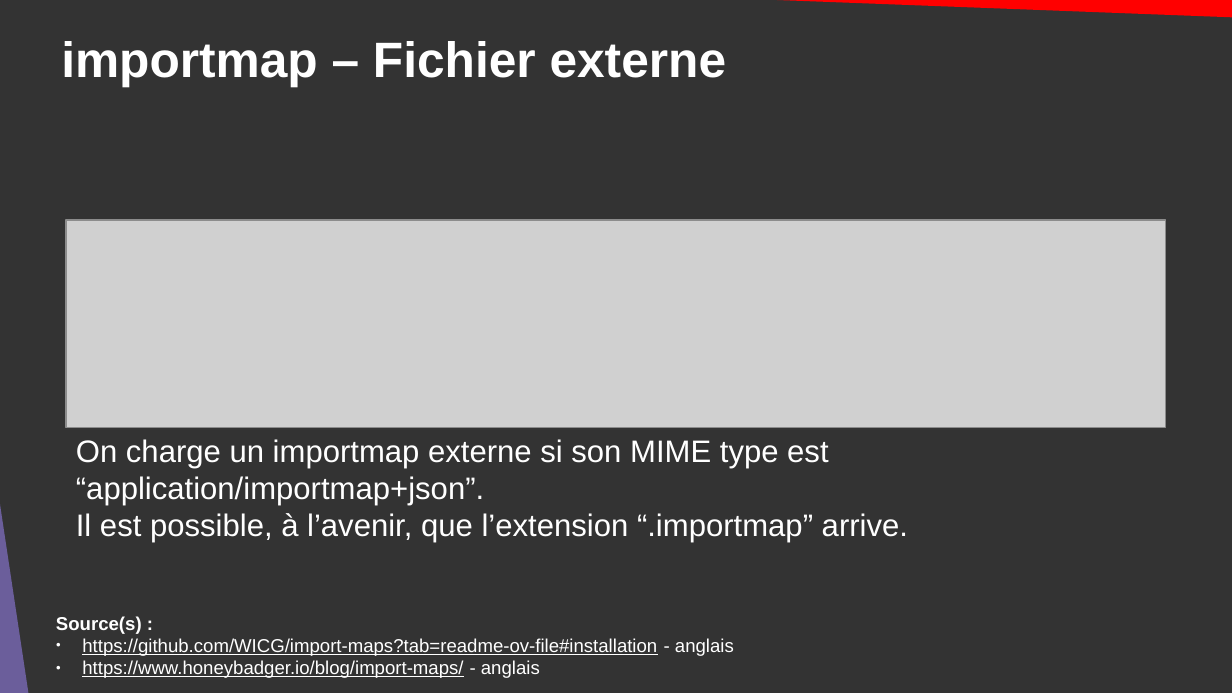
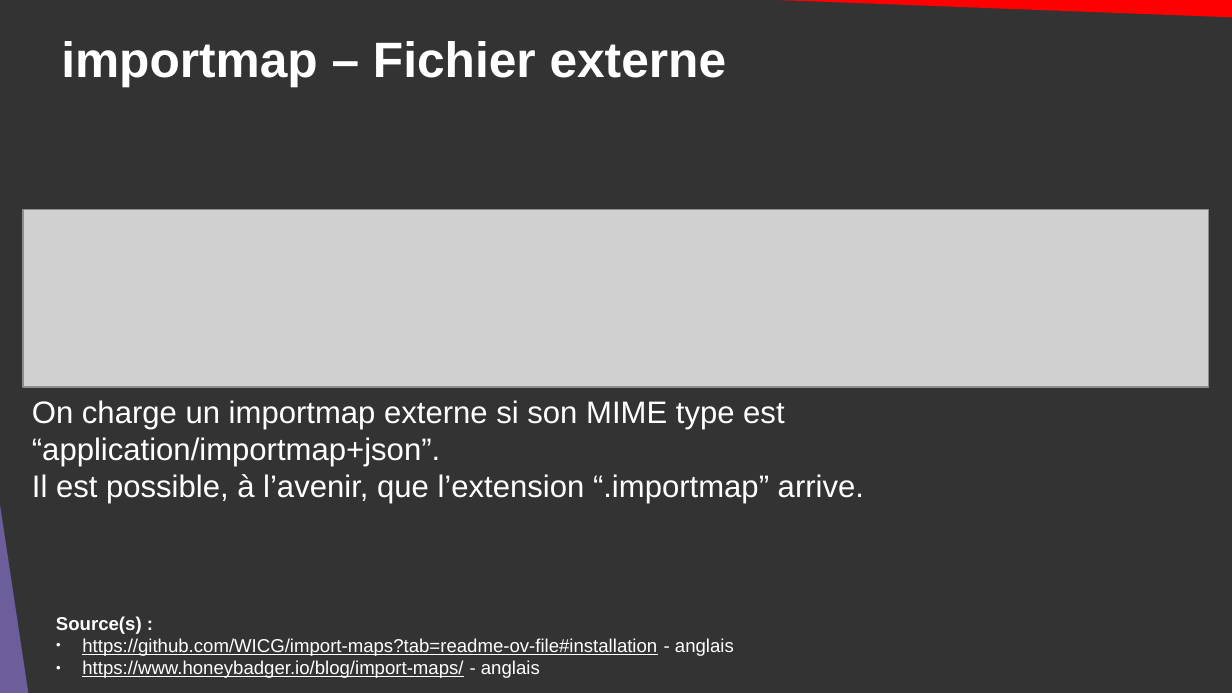
Before and after one commit to DanYellow/cours, a slide deck: slide 13 of developpement-web-et-dispositif-interactif-s6/travaux-pratiques/numero-3/presentation.odp. Drawn at 1232x693 pixels with LibreOffice and Linux fonts; fonts in the diff are those of the drawing; grey boxes stand for pictures. Boxes give left, top, right and bottom in pixels: in the first picture for what was removed or moved away, otherwise in the second. Text is boxed around its words. In the diff, an @@ line names an element or a change of style, - is before the commit and + after.

```diff
--- a/developpement-web-et-dispositif-interactif-s6/travaux-pratiques/numero-3/presentation.odp
+++ b/developpement-web-et-dispositif-interactif-s6/travaux-pratiques/numero-3/presentation.odp
@@ picture: place and size @@
-picture at (66,220,1166,427)
+picture at (23,209,1210,387)
@@ text "On charge un importmap externe ...": place and size @@
-text "On charge un importmap externe ..." at (76,439,908,543)
+text "On charge un importmap externe ..." at (32,400,864,504)
```
Also in this commit, not shown: 3 other slides changed, 1 other file.
